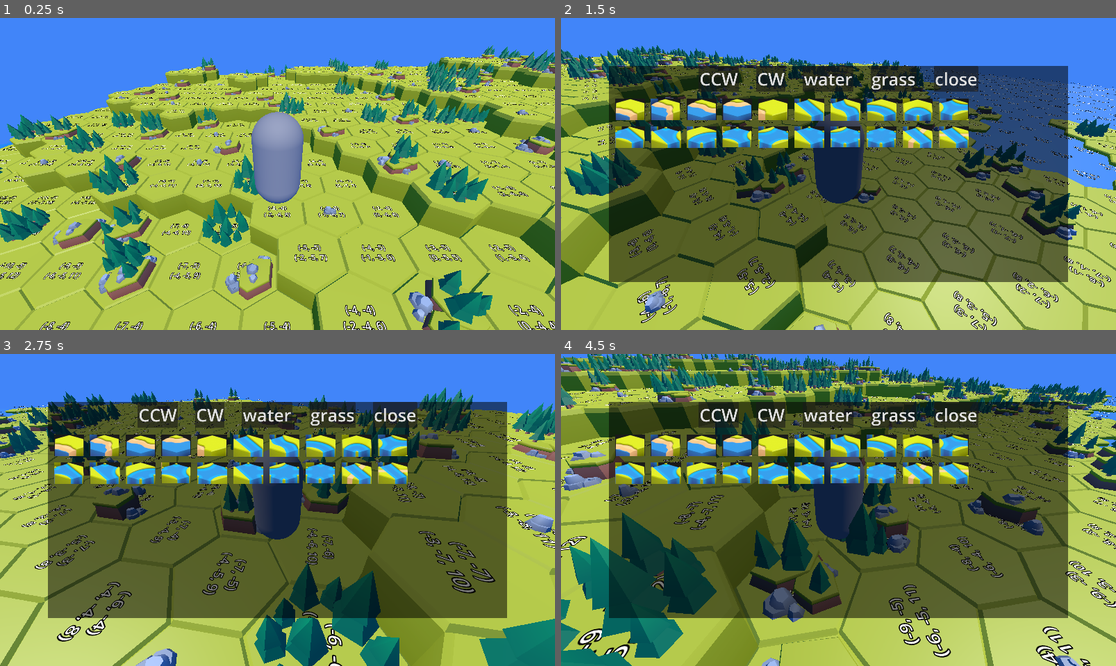
Above: before the commit, frames 1-4 (two rows, left to right).
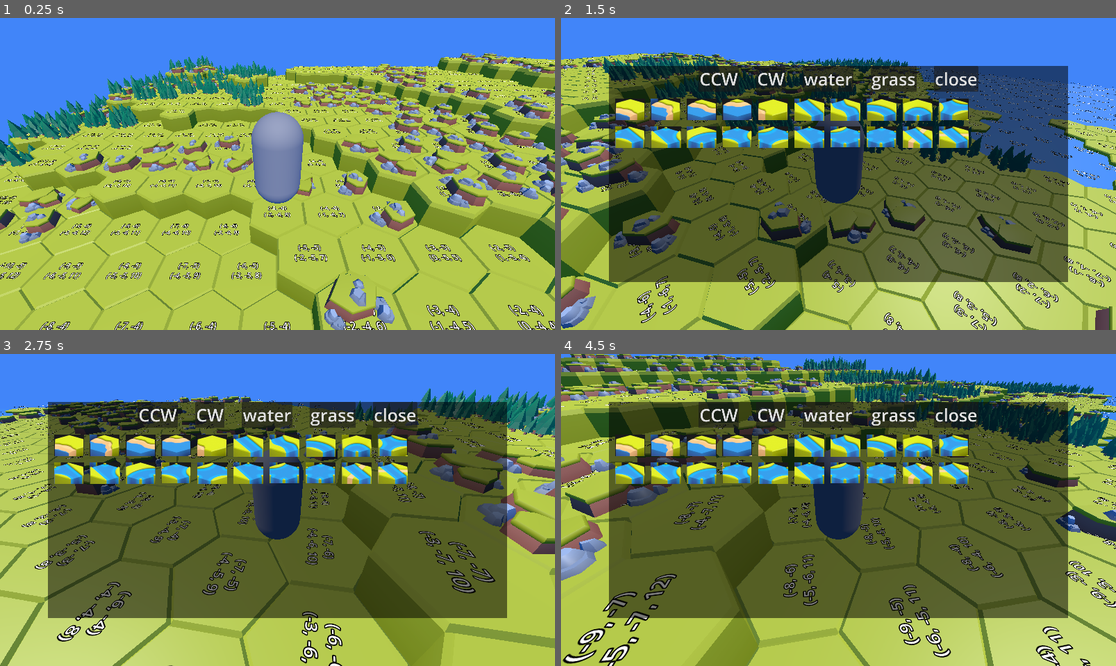
Above: after the commit, the same moments.

Repository: super-goose/hex-terrain
Game: Godot game, scene res://main.tscn
The game is run twice, just before and just after one commit, with the same random seed, the same clock (stepped at 60 frames per second) and the same inputs.
Inputs (mouse positions are in pixels of both pictures, inside the frame that each line leads up to):
- Up to frame 1 (0.25 s): no input
- Up to frame 2 (1.5 s): tap Enter (ui_accept) at 0.5, 0.77 s; move the mouse to (960, 158) at 0.52 s; hold Right (ui_right) 0.53-1.28 s; click (960, 158) at 0.67 s; move the mouse to (727, 189) at 1.27 s; hold Down (ui_down) from 1.28 s (still down)
- Up to frame 3 (2.75 s): tap Enter (ui_accept) at 1.52 s; move the mouse to (333, 441) at 2.02 s; release Down (ui_down) at 2.03 s; hold Right (ui_right) from 2.03 s (still down)
- Up to frame 4 (4.5 s): move the mouse to (810, 572) at 2.77 s; release Right (ui_right) at 2.78 s; hold Up (ui_up) 2.78-3.53 s; click (810, 572) at 2.92 s; tap Enter (ui_accept) at 3.02, 3.77 s; move the mouse to (1005, 556) at 3.52 s; hold Left (ui_left) from 3.53 s (still down); move the mouse to (672, 463) at 4.27 s

The runs differ from the first frame. In frame 1, 24% of the frame differs, in the area x 0-100%, y 8-100%; in frame 2, 15%; in frame 3, 18%; in frame 4, 28%, in the area x 0-100%, y 0-100%.

Commit message:
use noise to place natural decoration

Diff:
--- a/terrain.gd
+++ b/terrain.gd
@@ -75,6 +75,14 @@
 					add_tile_to_map(q, r, s, noise.get_noise_3d(q, r, s))
 
 func apply_natural_features():
+	var noise = FastNoiseLite.new()
+	noise.noise_type = FastNoiseLite.TYPE_SIMPLEX
+	noise.seed = randi()
+	noise.fractal_type = FastNoiseLite.FRACTAL_RIDGED
+	noise.fractal_octaves = 5
+	noise.fractal_gain = 0.5
+	noise.frequency = 0.01
+
 	for q in range(-q_radius, q_radius + 1):
 		for r in range(-r_radius, r_radius + 1):
 			var s = -r - q
@@ -84,14 +92,15 @@
 			if tiles[to_cubic_coords_key(coord)]['type'] == 'water':
 				continue
 
-			var variant = randi_range(0, 10)
-			if variant == 0:
+			var variant = int(10 * noise.get_noise_3d(q, r, s))
+			print(variant)
+			if variant in [2, 5, 6]:
 				tiles[to_cubic_coords_key(coord)]['decoration'] = 'tree'
-			if variant == 1:
+			if variant == -5:
 				tiles[to_cubic_coords_key(coord)]['decoration'] = 'rock'
 			if variant == 2:
 				tiles[to_cubic_coords_key(coord)]['decoration'] = 'hill'
-			if variant == 3:
+			if variant > 6:
 				tiles[to_cubic_coords_key(coord)]['decoration'] = 'tree-hill'
 
 func _ready():
--- a/tile.gd
+++ b/tile.gd
@@ -97,6 +97,9 @@
 func set_decoration_mesh():
 	for child in $DecorationContainer.get_children():
 		$DecorationContainer.remove_child(child)
+	if decoration == 'none':
+		return
+	$DecorationContainer.rotation.y = randi_range(0, 5) * PI / 6
 	match decoration:
 		'tree':
 			$DecorationContainer.add_child(Tree0.instantiate() if flip_a_coin() else Tree1.instantiate())
@@ -106,8 +109,6 @@
 			$DecorationContainer.add_child(Hill0.instantiate() if flip_a_coin() else Hill1.instantiate())
 		'tree-hill':
 			$DecorationContainer.add_child(TreeHill0.instantiate() if flip_a_coin() else TreeHill1.instantiate())
-		'none':
-			pass
 		_:
 			print('not implemented:', decoration)
 
